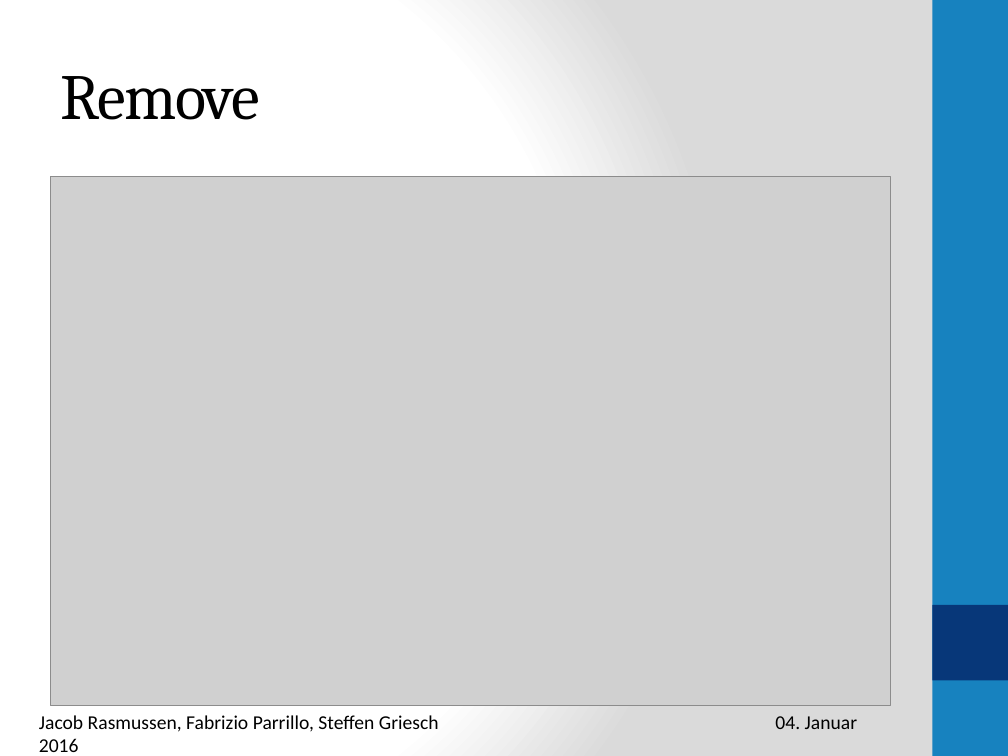
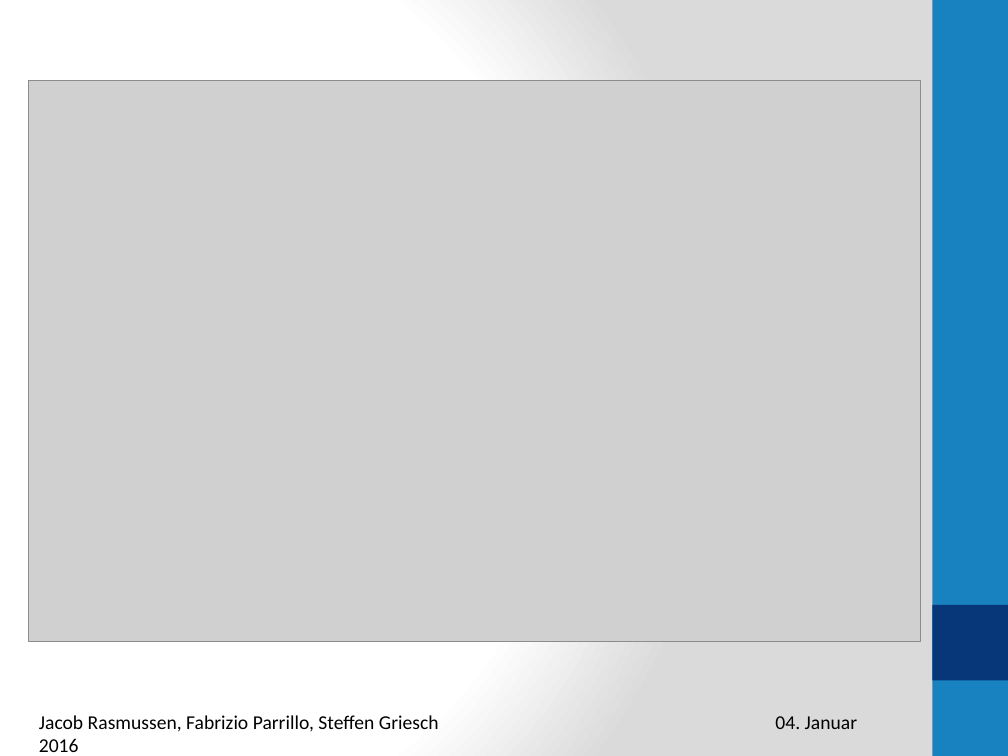
Before and after one commit to rasmussenj/PlasmidSequences, a slide deck: slide 13 of Präsentation1.pptx (slide 4 before the commit). Drawn at 1008x756 pixels with LibreOffice and Linux fonts; fonts in the diff are those of the drawing; grey boxes stand for pictures. Boxes give left, top, right and bottom in pixels: in the first picture for what was removed or moved away, otherwise in the second. Text is boxed around its words. In the diff, an @@ line names an element or a change of style, - is before the commit and + after.

```diff
--- a/Präsentation1.pptx
+++ b/Präsentation1.pptx
@@ picture: place and size @@
-picture at [50,176,890,706]
+picture at [29,80,921,641]
@@ title removed at [60,76,259,120] @@
-Remove
```
Also in this commit, not shown: 2 other slides changed, 1 slide added, 1 slide removed.
